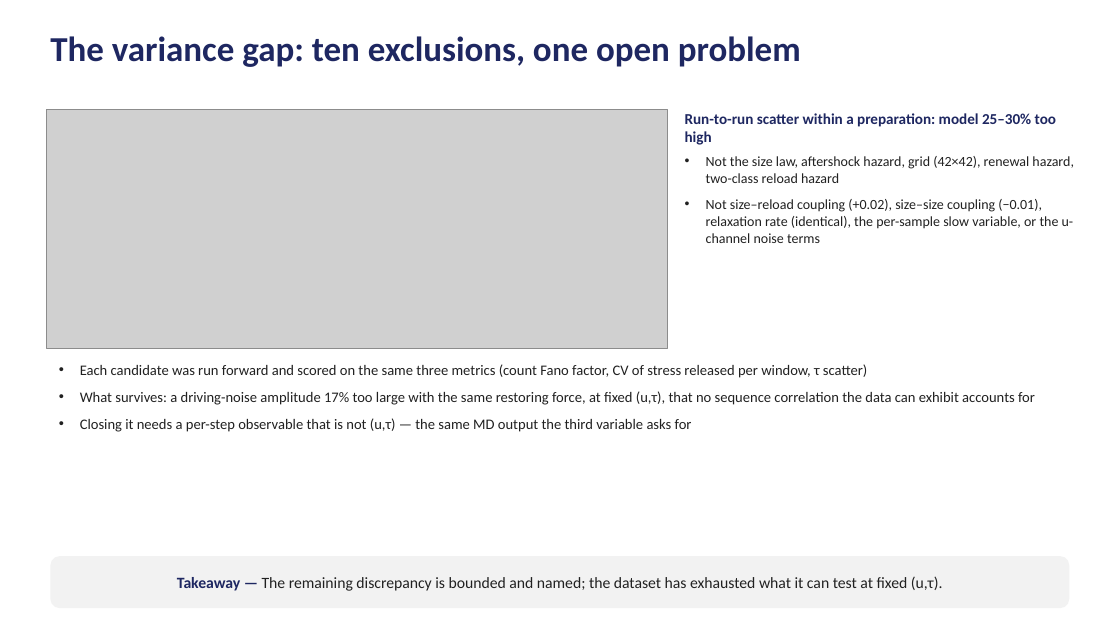
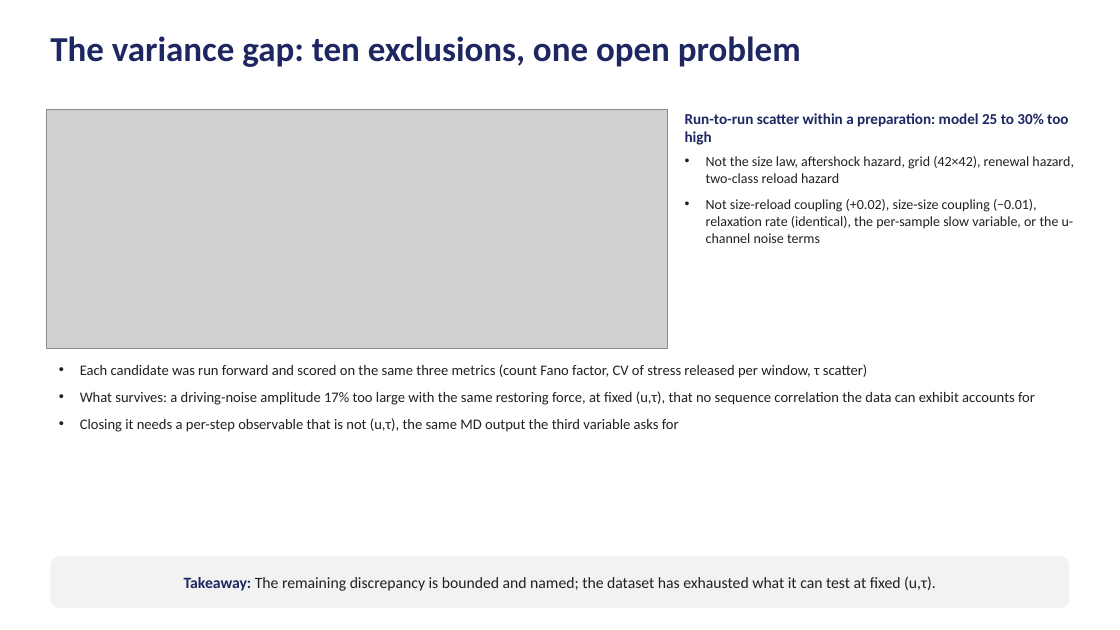
Before and after one commit to Samc73/SEEM, a slide deck: slide 18 of SEEM_project_deck.pptx. Drawn at 1120x630 pixels with LibreOffice and Linux fonts; fonts in the diff are those of the drawing; grey boxes stand for pictures. Boxes give left, top, right and bottom in pixels: in the first picture for what was removed or moved away, otherwise in the second. Text is boxed around its words. In the diff, an @@ line names an element or a change of style, - is before the commit and + after.

```diff
--- a/SEEM_project_deck.pptx
+++ b/SEEM_project_deck.pptx
@@ text at (685, 113, 1068, 145): text changed @@
-Run-to-run scatter within a preparation: model 25–30% too high
+Run-to-run scatter within a preparation: model 25 to 30% too high
@@ text at (706, 199, 1074, 243): text changed @@
-• Not size–reload coupling (+0.02), size–size coupling (−0.01), relaxation rate (identical), the per-sample slow variable, or the u-channel noise terms
+• Not size-reload coupling (+0.02), size-size coupling (−0.01), relaxation rate (identical), the per-sample slow variable, or the u-channel noise terms
@@ text at (80, 418, 679, 432): text changed @@
-• Closing it needs a per-step observable that is not (u,τ) — the same MD output the third variable asks for
+• Closing it needs a per-step observable that is not (u,τ), the same MD output the third variable asks for
@@ text in rounded rectangle at (184, 576, 936, 591): text changed @@
-Takeaway — The remaining discrepancy is bounded and named; the dataset has exhausted what it can test at fixed (u,τ).
+Takeaway: The remaining discrepancy is bounded and named; the dataset has exhausted what it can test at fixed (u,τ).
```
Also in this commit, not shown: 19 other slides changed, 1 other file.
